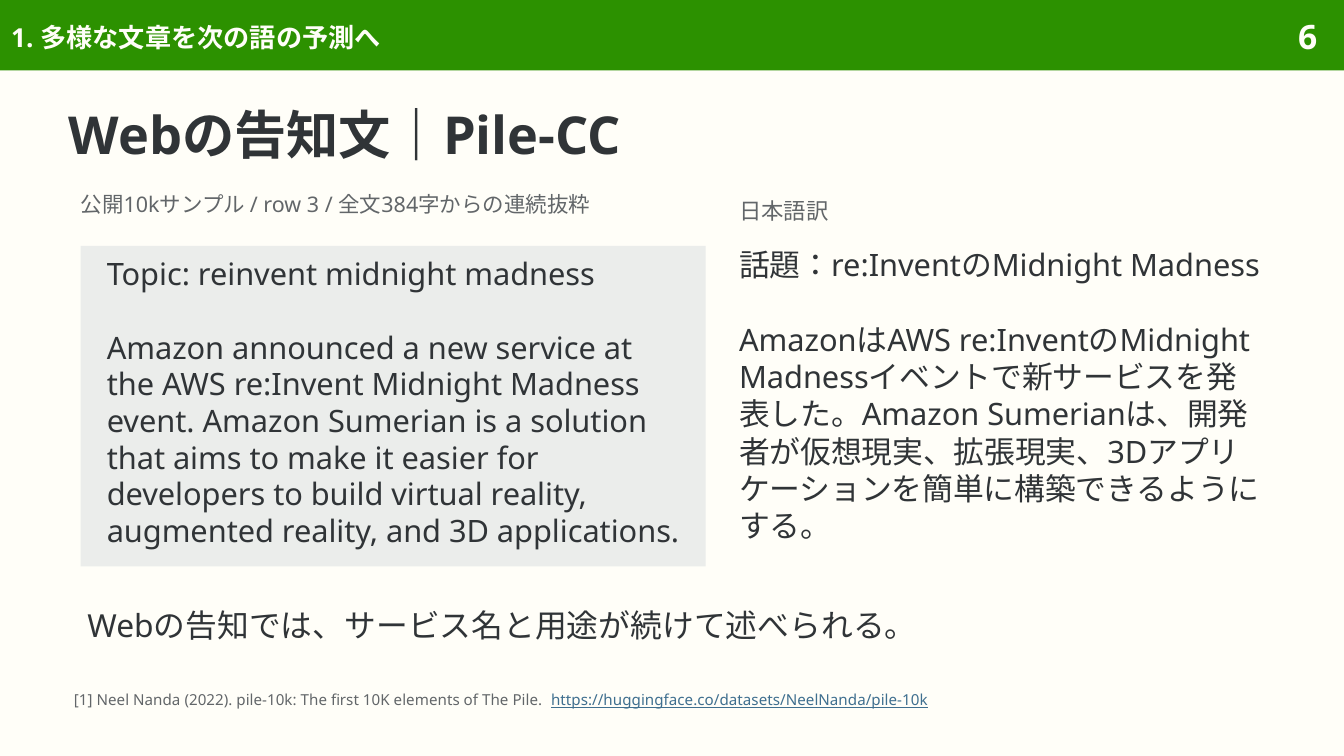
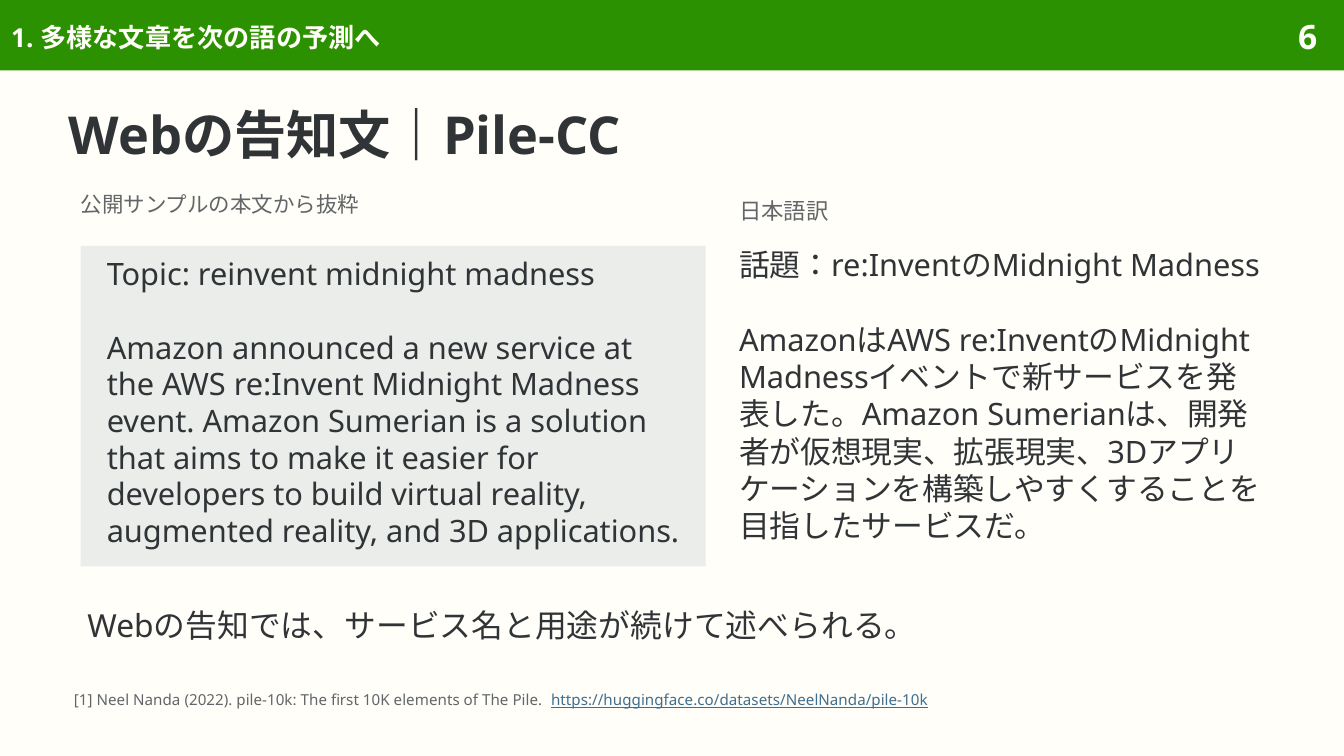
Before and after one commit to sasakiy84/datasets-in-10-minutes, a slide deck: slide 6 of slides/datasets-in-10-minutes-the-pile.pptx. Drawn at 1344x756 pixels with LibreOffice and Linux fonts; fonts in the diff are those of the drawing. Boxes give left, top, right and bottom in pixels: in the first picture for what was removed or moved away, otherwise in the second. Text is boxed around its words. In the diff, an @@ line names an element or a change of style, - is before the commit and + after.

Commit message:
Clarify The Pile Japanese and explain corpus composition and language-model use

```diff
--- a/slides/datasets-in-10-minutes-the-pile.pptx
+++ b/slides/datasets-in-10-minutes-the-pile.pptx
@@ text at <box>81,194,360,214</box>: text changed @@
-公開10kサンプル / row 3 / 全文384字からの連続抜粋
+公開サンプルの本文から抜粋
@@ text at <box>739,327,1250,540</box>: text changed @@
-AmazonはAWS re:InventのMidnight Madnessイベントで新サービスを発表した。Amazon Sumerianは、開発者が仮想現実、拡張現実、3Dアプリケーションを簡単に構築できるようにする。
+AmazonはAWS re:InventのMidnight Madnessイベントで新サービスを発表した。Amazon Sumerianは、開発者が仮想現実、拡張現実、3Dアプリケーションを構築しやすくすることを目指したサービスだ。
```
Also in this commit, not shown: 36 other slides changed, 2 slides removed, 40 other files.
